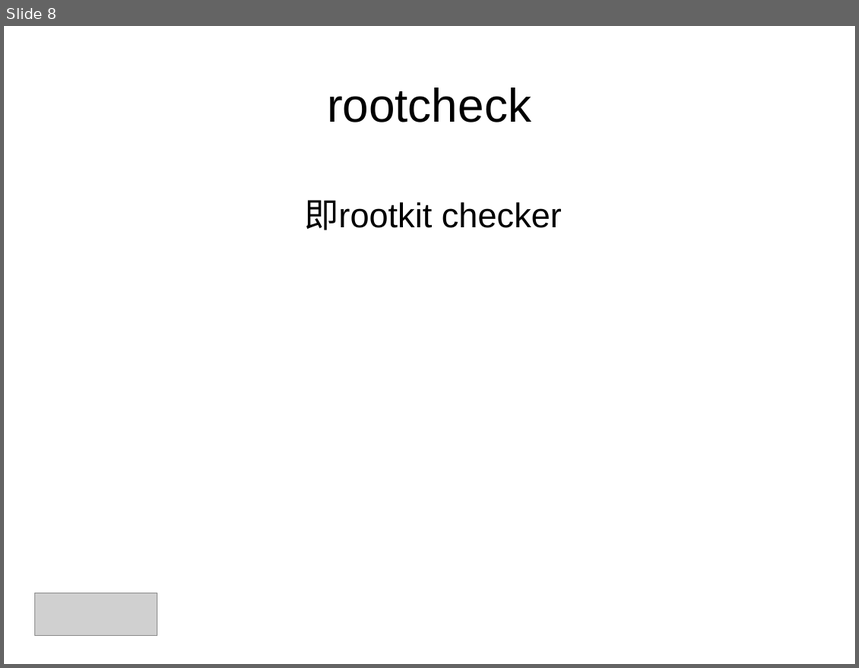
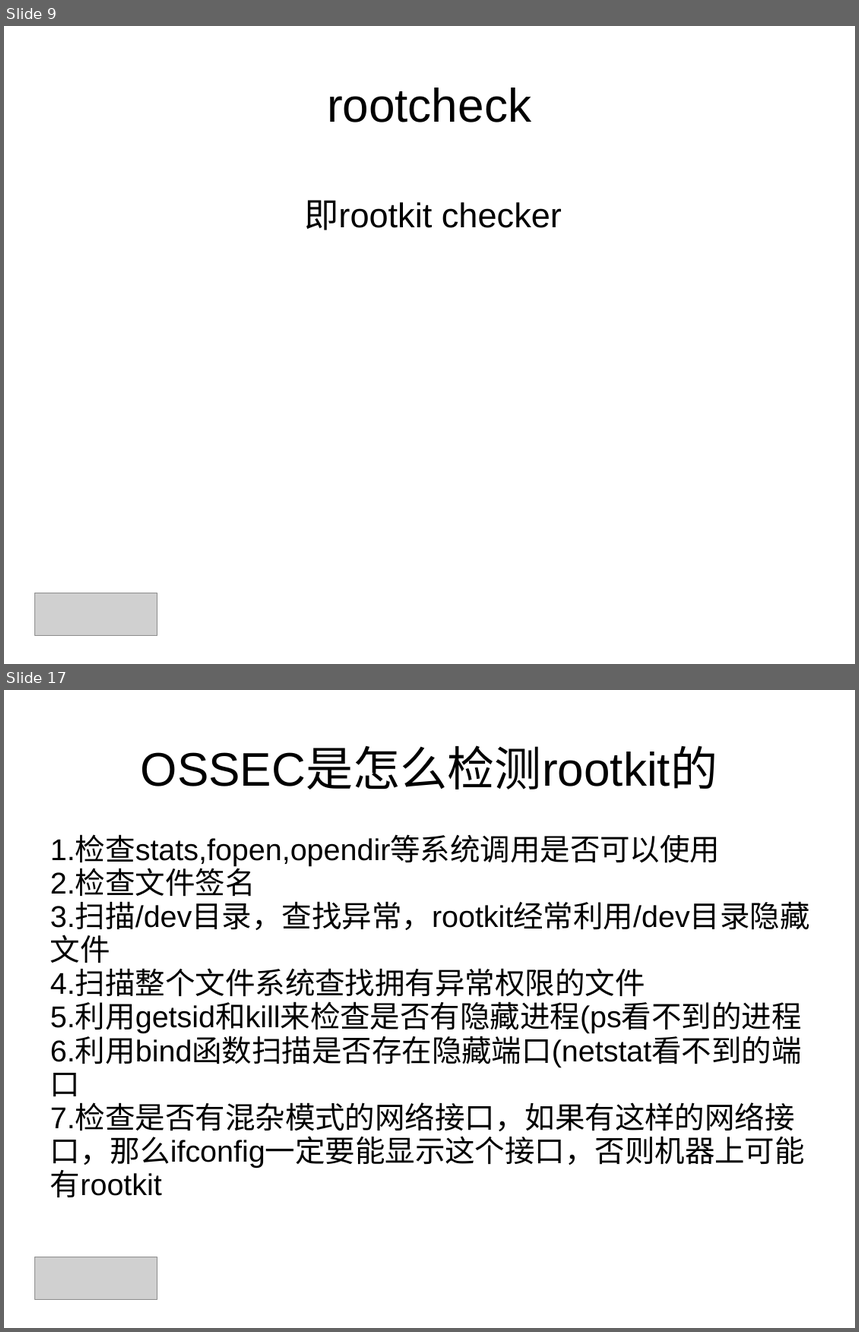
Before and after one commit to shjwudp/ossec, a slide deck: readme.ppt. Shown one above the other, each under a label of ours: slide 8 before the commit, slides 9 and 17 after it; the slides between them are not shown. The pictures are 859x668 and 859x1332 pixels, drawn with LibreOffice and Linux fonts; fonts in the diff are those of the drawing; grey boxes stand for pictures; background and template pictures are left out. Boxes give left, top, right and bottom in pixels: in the first picture for what was removed or moved away, otherwise in the second. Text is boxed around its words. In the diff, an @@ line names an element or a change of style, - is before the commit and + after.

```diff
--- a/readme.ppt
+++ b/readme.ppt
@@ slide 17 added at (x1=4, y1=690, x2=855, y2=1328), background picture (left out) @@
@@ title added at (x1=141, y1=748, x2=718, y2=790), 44 pt, text #000000 @@
+OSSEC是怎么检测rootkit的
@@ subtitle added at (x1=50, y1=837, x2=810, y2=1198), 28 pt, text #000000 @@
+1.检查stats,fopen,opendir等系统调用是否可以使用
+2.检查文件签名
+3.扫描/dev目录，查找异常，rootkit经常利用/dev目录隐藏文件
+4.扫描整个文件系统查找拥有异常权限的文件
+5.利用getsid和kill来检查是否有隐藏进程(ps看不到的进程
+6.利用bind函数扫描是否存在隐藏端口(netstat看不到的端口
+7.检查是否有混杂模式的网络接口，如果有这样的网络接口，那么ifconfig一定要能显示这个接口，否则机器上可能有rootkit
@@ picture added at (x1=35, y1=1258, x2=157, y2=1300) @@
@@ what was slide 8 is now slide 9 @@
```
Also in this commit, not shown: 2 slides changed, 10 other slides added, 7 slides removed, 2 other files.
